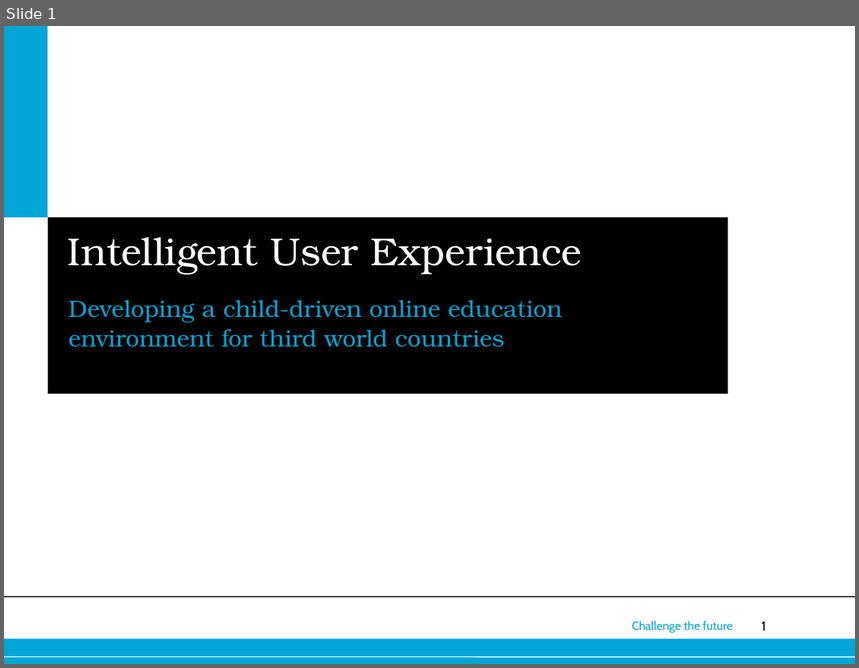
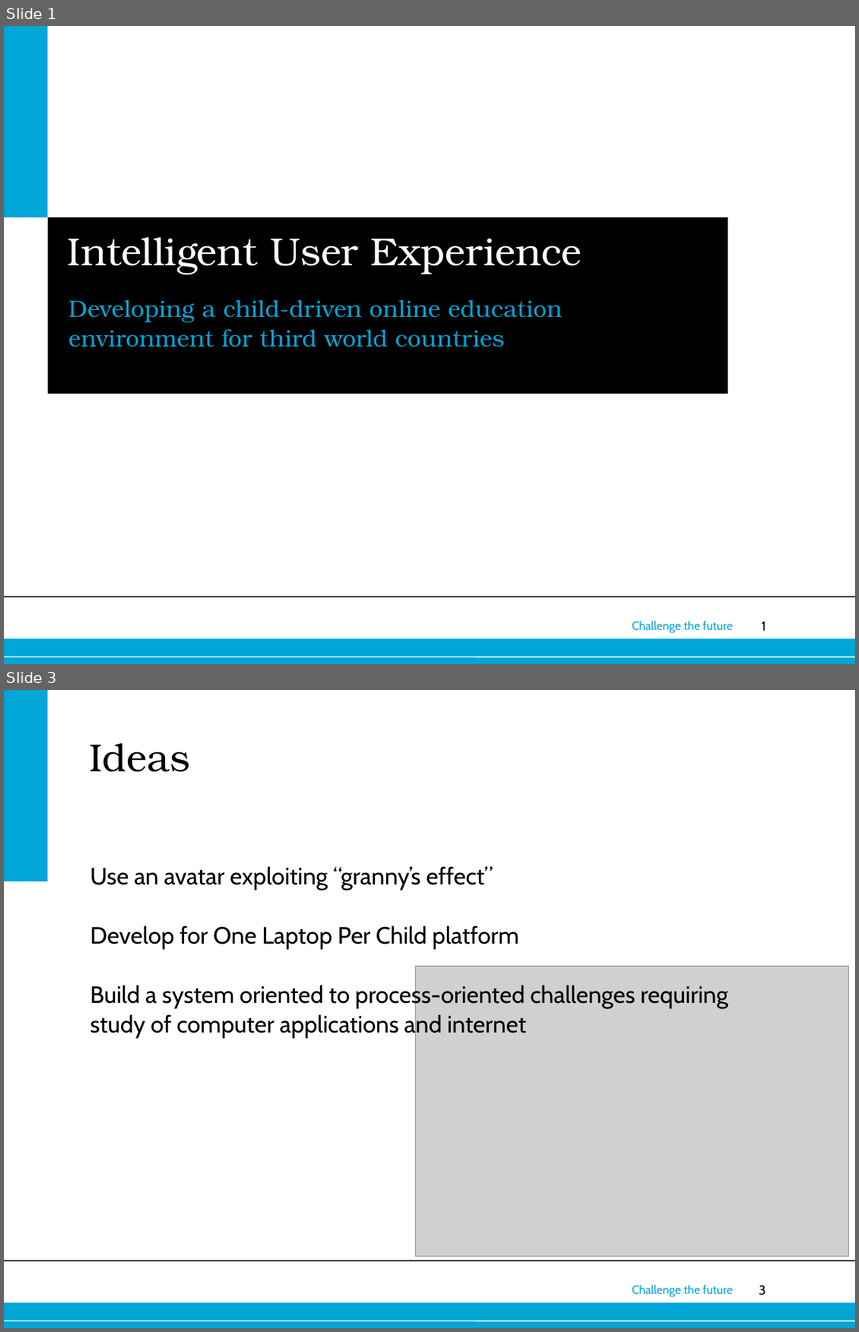
Before and after one commit to dzzh/IN4179-IUXE, a slide deck: Presentations/final presentation.ppt. Shown one above the other, each under a label of ours: slide 1 before the commit, slides 1 and 3 after it; the slides between them are not shown. The pictures are 859x668 and 859x1332 pixels, drawn with LibreOffice and Linux fonts; fonts in the diff are those of the drawing; grey boxes stand for pictures; background and template pictures are left out. Boxes give left, top, right and bottom in pixels: in the first picture for what was removed or moved away, otherwise in the second. Text is boxed around its words. In the diff, an @@ line names an element or a change of style, - is before the commit and + after.

```diff
--- a/Presentations/final presentation.ppt
+++ b/Presentations/final presentation.ppt
@@ slide 3 added at <box>4,690,855,1328</box>, background #FFFFFF; not listed: 5 template elements that a slide beside it also shows @@
@@ rectangle added at <box>4,690,47,882</box>, fill #00A6D6 @@
@@ title added at <box>89,743,189,772</box>, 33 pt, text #000000 @@
+Ideas
@@ text added at <box>90,866,728,1038</box>, 20 pt, text #000000 @@
+Use an avatar exploiting “granny’s effect”
+Develop for One Laptop Per Child platform
+Build a system oriented to process-oriented challenges requiring study of computer applications and internet
@@ picture added at <box>416,966,849,1256</box> @@
```
Also in this commit, not shown: 14 other slides added, 6 slides removed, 1 other file.
